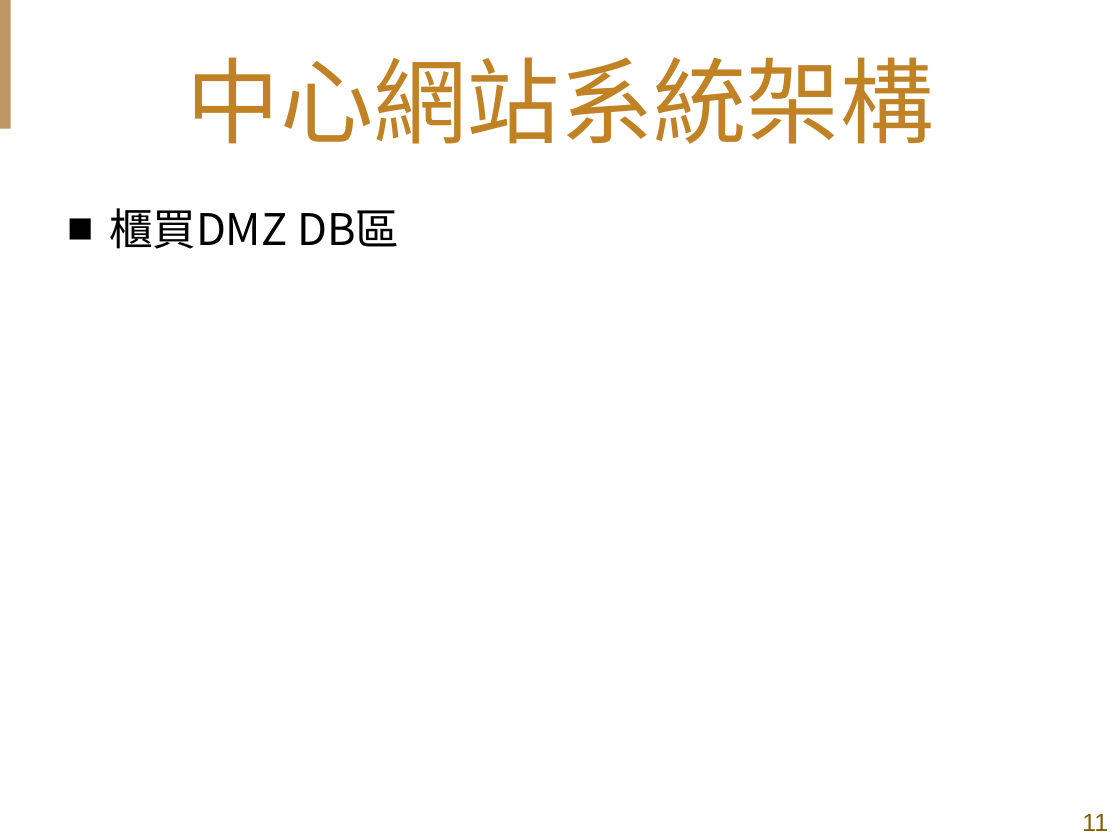
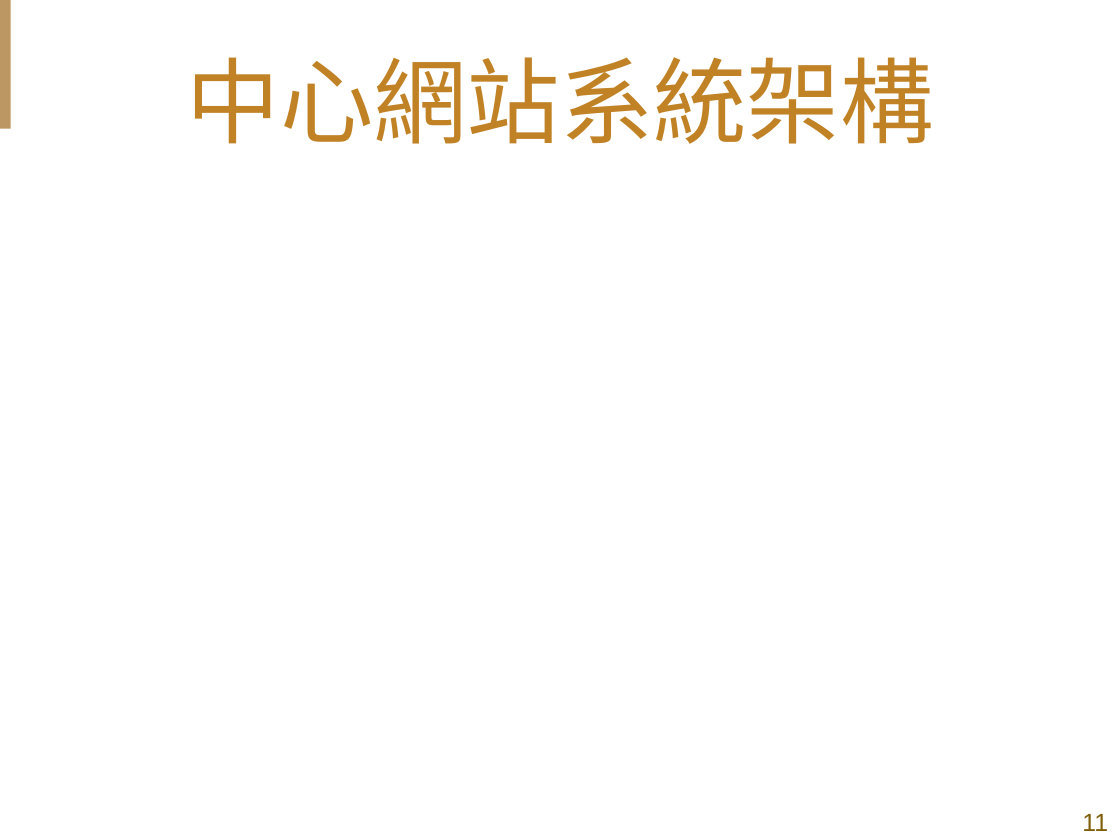
Before and after one commit to shih33/java_atguigu, a slide deck: slide 11 of 期末報告/期末簡報_施詠舜.pptx. Drawn at 1120x840 pixels with LibreOffice and Linux fonts; fonts in the diff are those of the drawing; background and template pictures are left out. Boxes give left, top, right and bottom in pixels: in the first picture for what was removed or moved away, otherwise in the second. Text is boxed around its words. In the diff, an @@ line names an element or a change of style, - is before the commit and + after.

```diff
--- a/期末報告/期末簡報_施詠舜.pptx
+++ b/期末報告/期末簡報_施詠舜.pptx
@@ text removed at (109,208,399,249) @@
-■ 櫃買DMZ DB區
```
Also in this commit, not shown: 10 other slides changed, 2 slides added, 1 other file.
